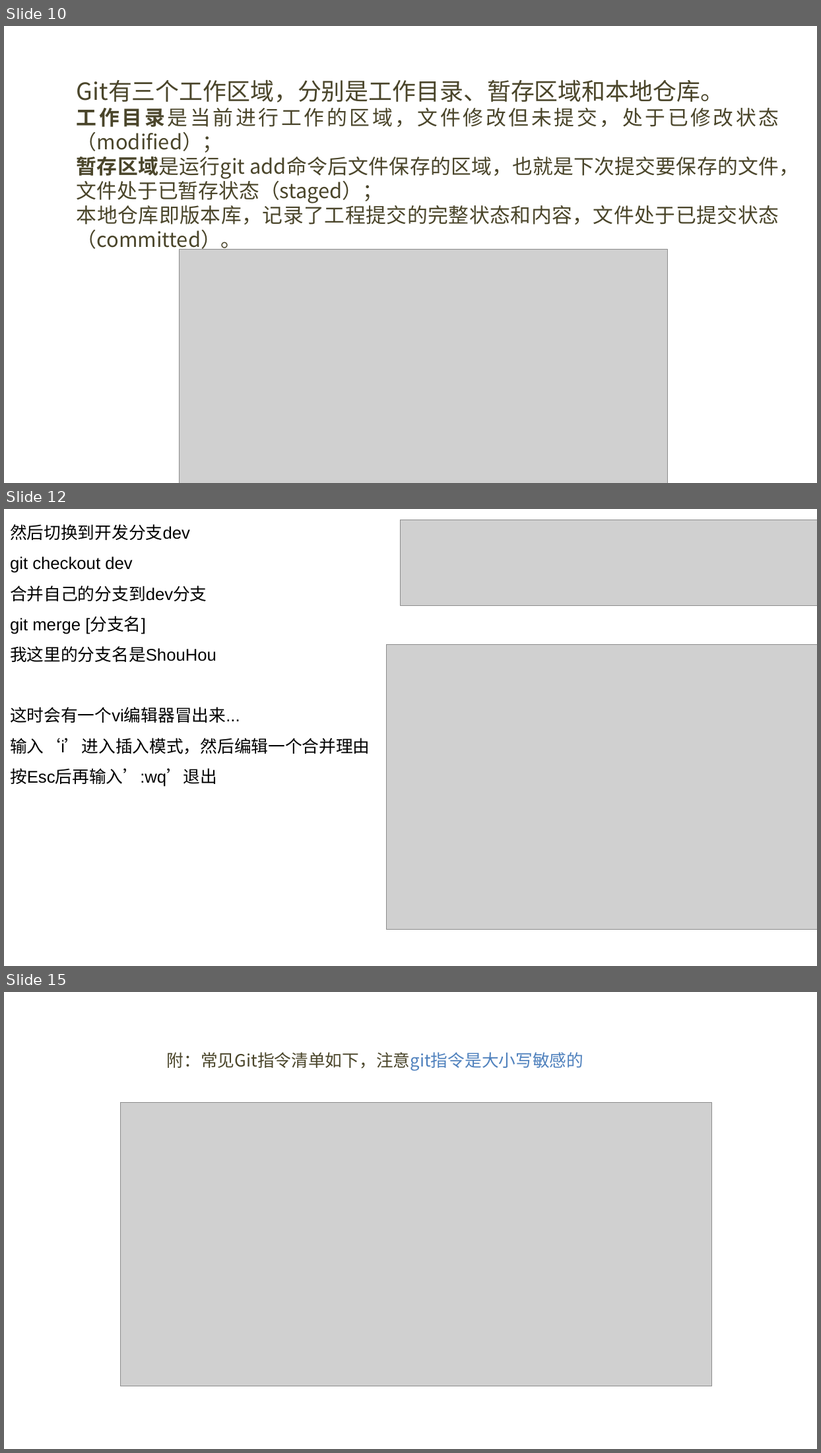
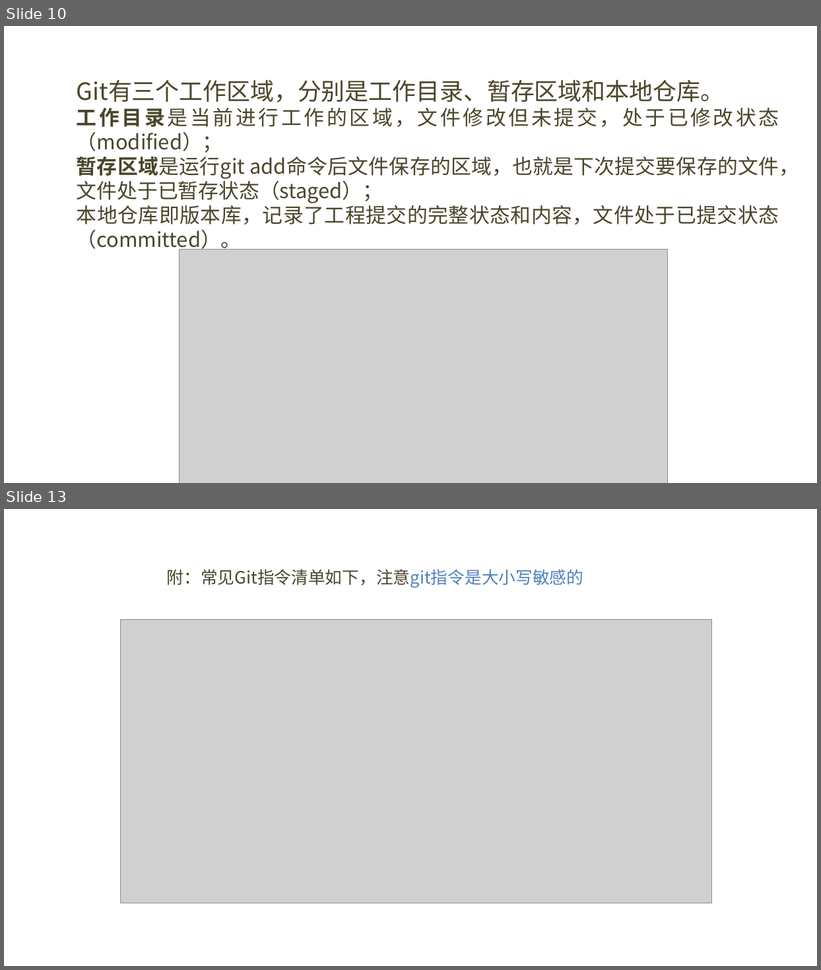
Before and after one commit to BUAAVolunteer/BUAAVolunteer-Learn, a slide deck: 教学文档/01 开发准备/01 Git操作ppt.pptx. Shown one above the other, each under a label of ours: slides 10, 12 and 15 before the commit, slides 10 and 13 after it; the slides between them are not shown. The pictures are 821x1453 and 821x970 pixels, drawn with LibreOffice and Linux fonts; fonts in the diff are those of the drawing; grey boxes stand for pictures; background and template pictures are left out. Boxes give left, top, right and bottom in pixels: in the first picture for what was removed or moved away, otherwise in the second. Text is boxed around its words. In the diff, an @@ line names an element or a change of style, - is before the commit and + after.

```diff
--- a/教学文档/01 开发准备/01 Git操作ppt.pptx
+++ b/教学文档/01 开发准备/01 Git操作ppt.pptx
@@ slide 12 removed at box(4, 509, 817, 966), background picture (left out) @@
@@ text removed at box(10, 524, 370, 787) @@
-然后切换到开发分支dev
-git checkout dev
-合并自己的分支到dev分支
-git merge [分支名]
-我这里的分支名是ShouHou
-这时会有一个vi编辑器冒出来...
-输入‘i’进入插入模式，然后编辑一个合并理由
-按Esc后再输入’:wq’退出
@@ picture removed at box(401, 520, 817, 606) @@
@@ picture removed at box(386, 645, 817, 930) @@
@@ what was slide 15 is now slide 13 @@
```
Also in this commit, not shown: 2 slides changed, 2 slides added, 3 other slides removed, 7 other files.
